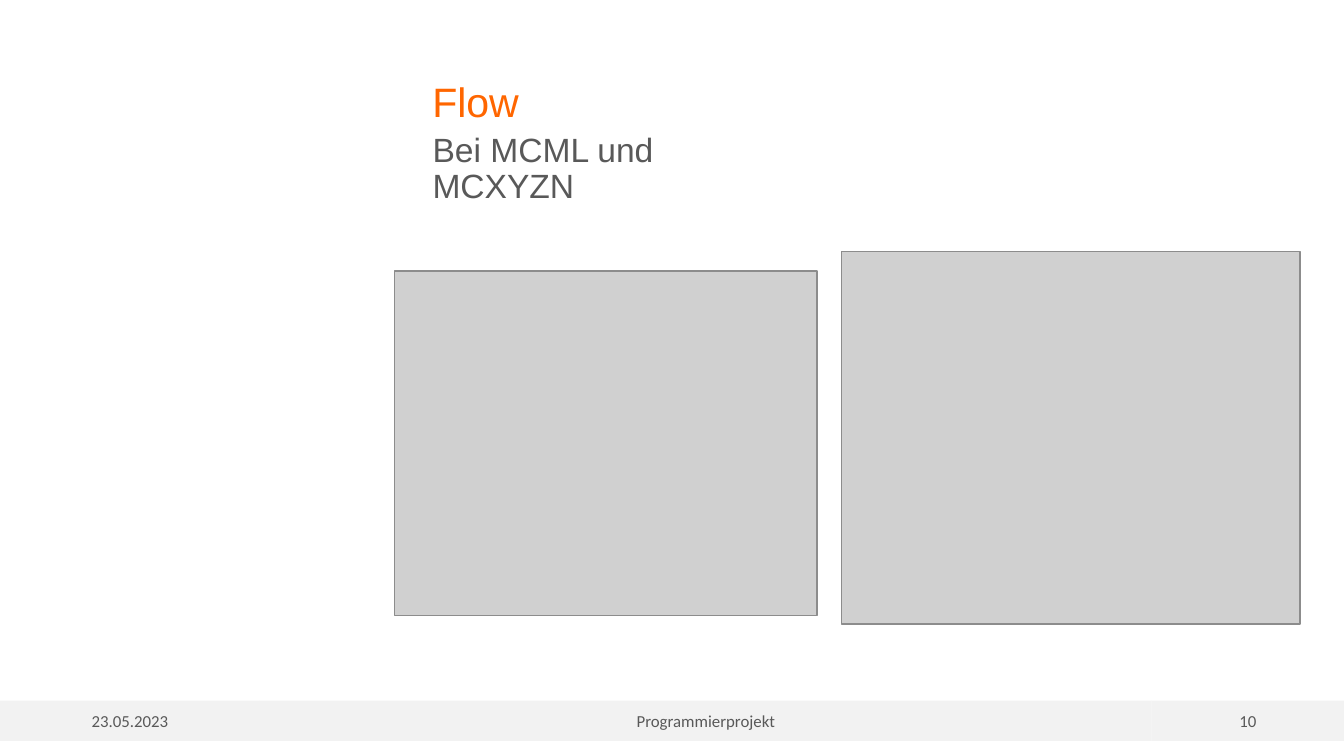
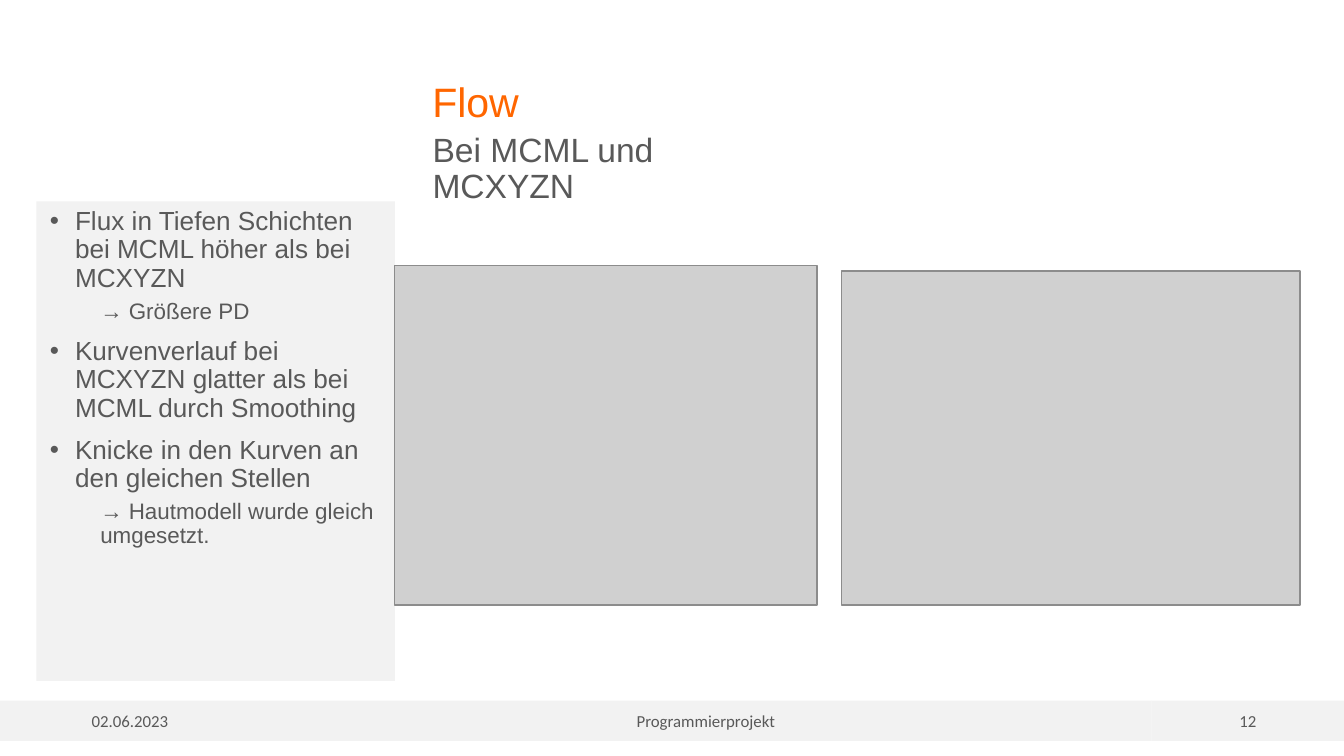
Before and after one commit to vmuelle/mcsim_for_tissue, a slide deck: slide 12 of MC_Tissue.pptx (slide 10 before the commit). Drawn at 1344x756 pixels with LibreOffice and Linux fonts; fonts in the diff are those of the drawing; grey boxes stand for pictures; background and template pictures are left out. Boxes give left, top, right and bottom in pixels: in the first picture for what was removed or moved away, otherwise in the second. Text is boxed around its words. In the diff, an @@ line names an element or a change of style, - is before the commit and + after.

```diff
--- a/MC_Tissue.pptx
+++ b/MC_Tissue.pptx
@@ text added at (36,202,395,681), fill #F2F2F2, 14 pt, text #595959 @@
+• Flux in Tiefen Schichten bei MCML höher als bei MCXYZN
+  → Größere PD
+• Kurvenverlauf bei MCXYZN glatter als bei MCML durch Smoothing
+• Knicke in den Kurven an den gleichen Stellen
+  → Hautmodell wurde gleich umgesetzt.
@@ picture: place and size @@
-picture at (395,271,817,617)
+picture at (395,266,817,606)
@@ picture: place and size @@
-picture at (841,251,1300,624)
+picture at (841,271,1300,606)
@@ text in rectangle at (92,715,169,727): text changed @@
-23.05.2023
+02.06.2023
@@ page number at (1239,716,1256,727): text changed @@
-10
+12
```
Also in this commit, not shown: 14 other slides changed, 3 slides added, 41 other files.
